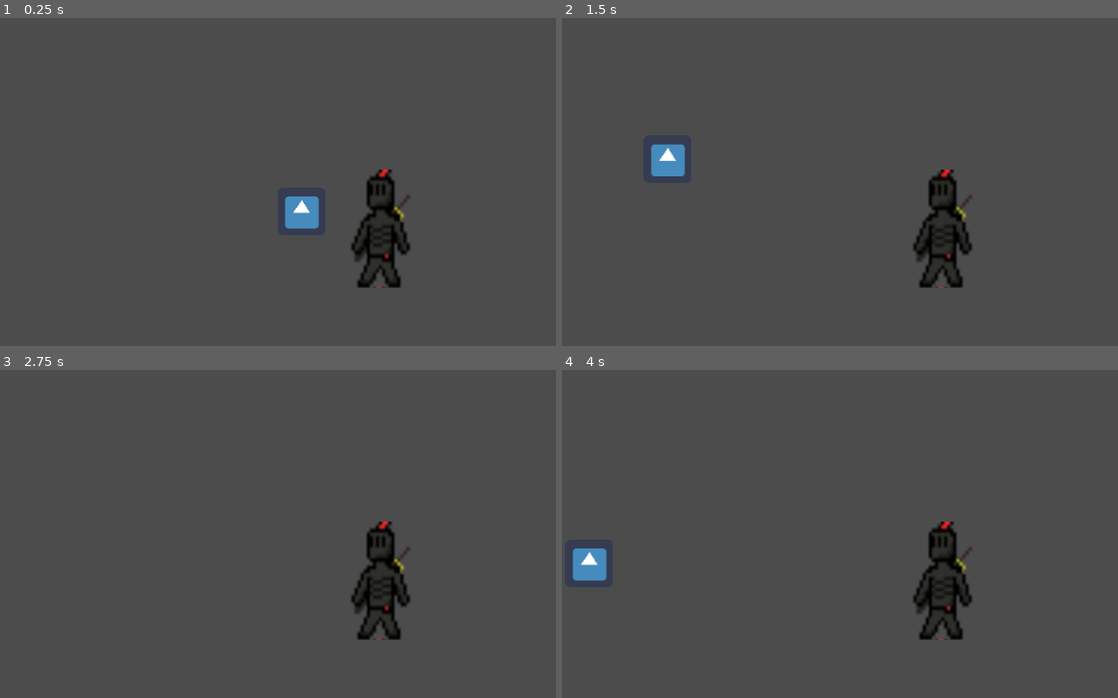
Above: before the commit, frames 1-4 (two rows, left to right).
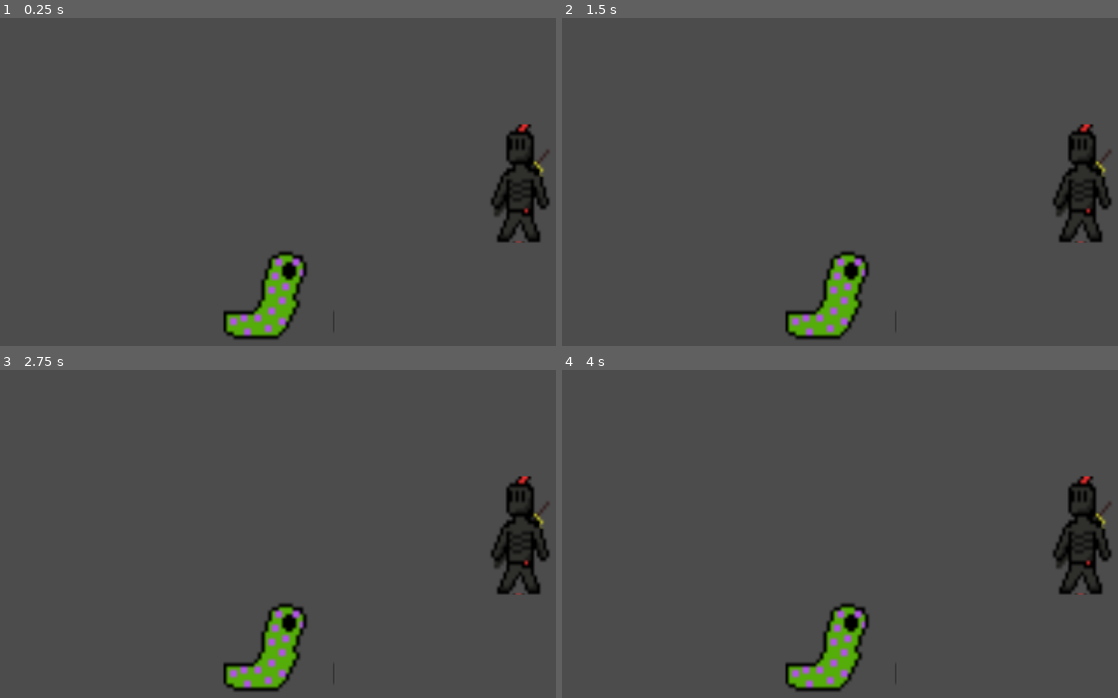
Above: after the commit, the same moments.

Repository: fruitman11500/2d-cthulu-game
Game: Godot game, scene res://main.tscn
Same seed, same stepped clock (60 frames per second), same inputs: the game is played once before the commit and once after it. The engine's default icon, where the game draws it, is replaced by a stand-in: a white triangle on a blue panel in a dark square.
Inputs:
- Up to frame 1 (0.25 s): no input
- Up to frame 2 (1.5 s): hold D (right) 0.53-1.28 s; hold S (down) from 1.28 s (still down)
- Up to frame 3 (2.75 s): release S (down) at 2.03 s; hold D (right) from 2.03 s (still down)
- Up to frame 4 (4 s): release D (right) at 2.78 s; hold W (up) 2.78-3.53 s; hold A (left) from 3.53 s (still down)

The runs differ from the first frame. In frame 1, 7.5% of the frame differs, in the area x 40-99%, y 32-98%; in frame 2, 7.5%; in frame 3, 6.9%; in frame 4, 7.5%, in the area x 1-99%, y 32-98%.
Error after the commit: Parse Error: Use "onready var player_position = get_node(...)" instead. (res://Player.gd:6)

Commit message:
Sea cumcumber started

Diff:
--- /dev/null
+++ b/Aaron/2d cthulu game (real)/KinematicBody2D.gd
@@ -0,0 +1,6 @@
+extends KinematicBody2D
+
+var player_pos =
+
+func ai_get_direction():
+	return player_position - self
--- a/Aaron/2d cthulu game (real)/Player.gd
+++ b/Aaron/2d cthulu game (real)/Player.gd
@@ -2,7 +2,7 @@
 
 var velocity = Vector2()
 var speed = 350
-
+var player_position = $Position2D
 func get_input():
 	if Input.is_action_pressed("down"):
 		velocity.y = 1
--- a/Aaron/2d cthulu game (real)/main.tscn
+++ b/Aaron/2d cthulu game (real)/main.tscn
@@ -1,8 +1,9 @@
-[gd_scene load_steps=12 format=2]
+[gd_scene load_steps=23 format=2]
 
 [ext_resource path="res://Player.gd" type="Script" id=1]
-[ext_resource path="res://icon.png" type="Texture" id=2]
+[ext_resource path="res://KinematicBody2D.gd" type="Script" id=2]
 [ext_resource path="res://the hero.png" type="Texture" id=3]
+[ext_resource path="res://sea cucumber.png" type="Texture" id=4]
 
 [sub_resource type="RectangleShape2D" id=1]
 extents = Vector2( 39, 80.5 )
@@ -54,32 +55,96 @@
 "speed": 5.0
 } ]
 
+[sub_resource type="AtlasTexture" id=9]
+flags = 4
+atlas = ExtResource( 4 )
+region = Rect2( 32, 32, 32, 32 )
+
+[sub_resource type="AtlasTexture" id=10]
+flags = 4
+atlas = ExtResource( 4 )
+region = Rect2( 64, 32, 32, 32 )
+
+[sub_resource type="AtlasTexture" id=11]
+flags = 4
+atlas = ExtResource( 4 )
+region = Rect2( 0, 64, 32, 32 )
+
+[sub_resource type="AtlasTexture" id=12]
+flags = 4
+atlas = ExtResource( 4 )
+region = Rect2( 32, 64, 32, 32 )
+
+[sub_resource type="AtlasTexture" id=13]
+flags = 4
+atlas = ExtResource( 4 )
+region = Rect2( 64, 64, 32, 32 )
+
+[sub_resource type="AtlasTexture" id=14]
+flags = 4
+atlas = ExtResource( 4 )
+region = Rect2( 0, 96, 32, 32 )
+
+[sub_resource type="AtlasTexture" id=15]
+flags = 4
+atlas = ExtResource( 4 )
+region = Rect2( 32, 0, 32, 32 )
+
+[sub_resource type="AtlasTexture" id=16]
+flags = 4
+atlas = ExtResource( 4 )
+region = Rect2( 64, 0, 32, 32 )
+
+[sub_resource type="AtlasTexture" id=17]
+flags = 4
+atlas = ExtResource( 4 )
+region = Rect2( 0, 32, 32, 32 )
+
+[sub_resource type="SpriteFrames" id=18]
+animations = [ {
+"frames": [ SubResource( 9 ), SubResource( 10 ), SubResource( 11 ), SubResource( 12 ), SubResource( 13 ), SubResource( 14 ) ],
+"loop": true,
+"name": "Attack",
+"speed": 5.0
+}, {
+"frames": [ SubResource( 15 ), SubResource( 16 ), SubResource( 17 ) ],
+"loop": true,
+"name": "Walk",
+"speed": 5.0
+} ]
+
 [node name="Node2D" type="Node2D"]
 
 [node name="Player" type="KinematicBody2D" parent="."]
 script = ExtResource( 1 )
 
 [node name="CollisionShape2D" type="CollisionShape2D" parent="Player"]
-position = Vector2( -1, -16.5 )
+position = Vector2( -77, -79 )
 shape = SubResource( 1 )
 
 [node name="Camera2D" type="Camera2D" parent="Player"]
 current = true
 
 [node name="AnimatedSprite" type="AnimatedSprite" parent="Player"]
-position = Vector2( 3.8147e-06, -17 )
+position = Vector2( 187, -78 )
 scale = Vector2( 4.09375, 4.96875 )
 frames = SubResource( 8 )
 animation = "left"
 frame = 1
 playing = true
 
+[node name="Position2D" type="Position2D" parent="Player"]
+
 [node name="Node" type="Node" parent="."]
 
-[node name="AnimatedSprite" type="AnimatedSprite" parent="Node"]
+[node name="KinematicBody2D" type="KinematicBody2D" parent="Node"]
+position = Vector2( -13, 5 )
+script = ExtResource( 2 )
 
-[node name="CollisionShape2D" type="CollisionShape2D" parent="Node"]
+[node name="AnimatedSprite" type="AnimatedSprite" parent="Node/KinematicBody2D"]
+position = Vector2( -125.5, 75 )
+scale = Vector2( 4.65625, 4.6875 )
+frames = SubResource( 18 )
+animation = "Attack"
 
-[node name="Icon" type="Sprite" parent="Node/CollisionShape2D"]
-position = Vector2( -108, -40 )
-texture = ExtResource( 2 )
+[node name="CollisionShape2D" type="CollisionShape2D" parent="Node/KinematicBody2D"]
Binary file added: Aaron/2d cthulu game (real)/sea cucumber.png
Not shown, added: Aaron/2d cthulu game (real)/sea cucumber.png.import
